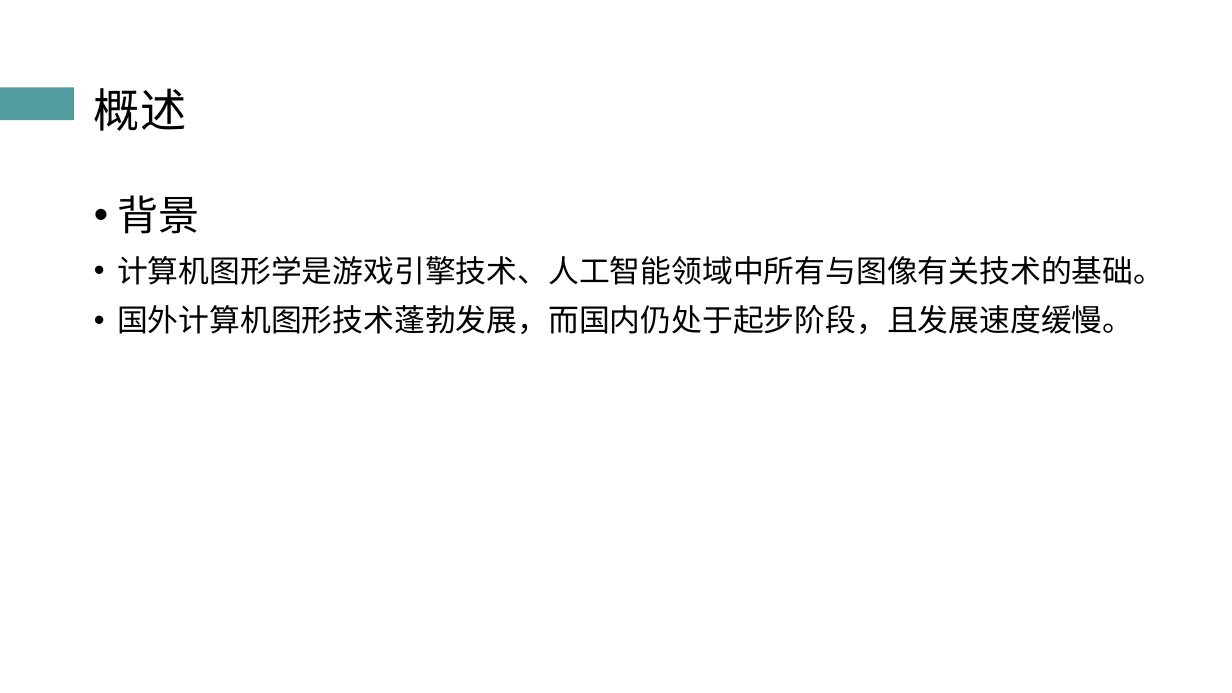
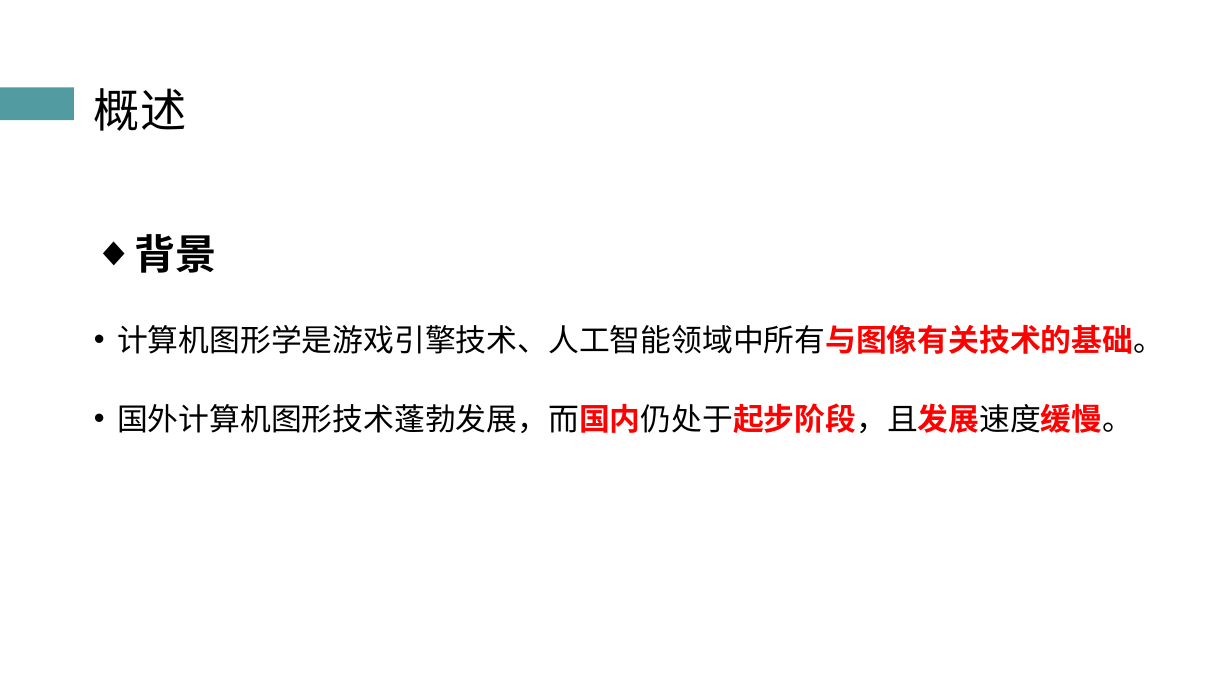
Before and after one commit to atom-chen/Main, a slide deck: slide 4 of OpenGL/答辩PPT.pptx. Drawn at 1232x693 pixels with LibreOffice and Linux fonts; fonts in the diff are those of the drawing. Boxes give left, top, right and bottom in pixels: in the first picture for what was removed or moved away, otherwise in the second. Text is boxed around its words. In the diff, an @@ line names an element or a change of style, - is before the commit and + after.

```diff
--- a/OpenGL/答辩PPT.pptx
+++ b/OpenGL/答辩PPT.pptx
@@ text "背景" at <box>117,234,1164,433</box>: bold on in "背景", "计算机图形学是游戏引擎技术、人工智能领域中所有与图像有关技术的基础。", "国外计算机图形技术蓬勃发展，而国内仍处于起步阶段，且发展速度缓慢。"; text colour #000000 to #FF0000 in "计算机图形学是游戏引擎技术、人工智能领域中所有与图像有关技术的基础。", "国外计算机图形技术蓬勃发展，而国内仍处于起步阶段，且发展速度缓慢。"; bullet • to ◆; line spacing 1 to 1.8 @@
```
Also in this commit, not shown: 18 other slides changed, 1 slide removed, 50 other files.
